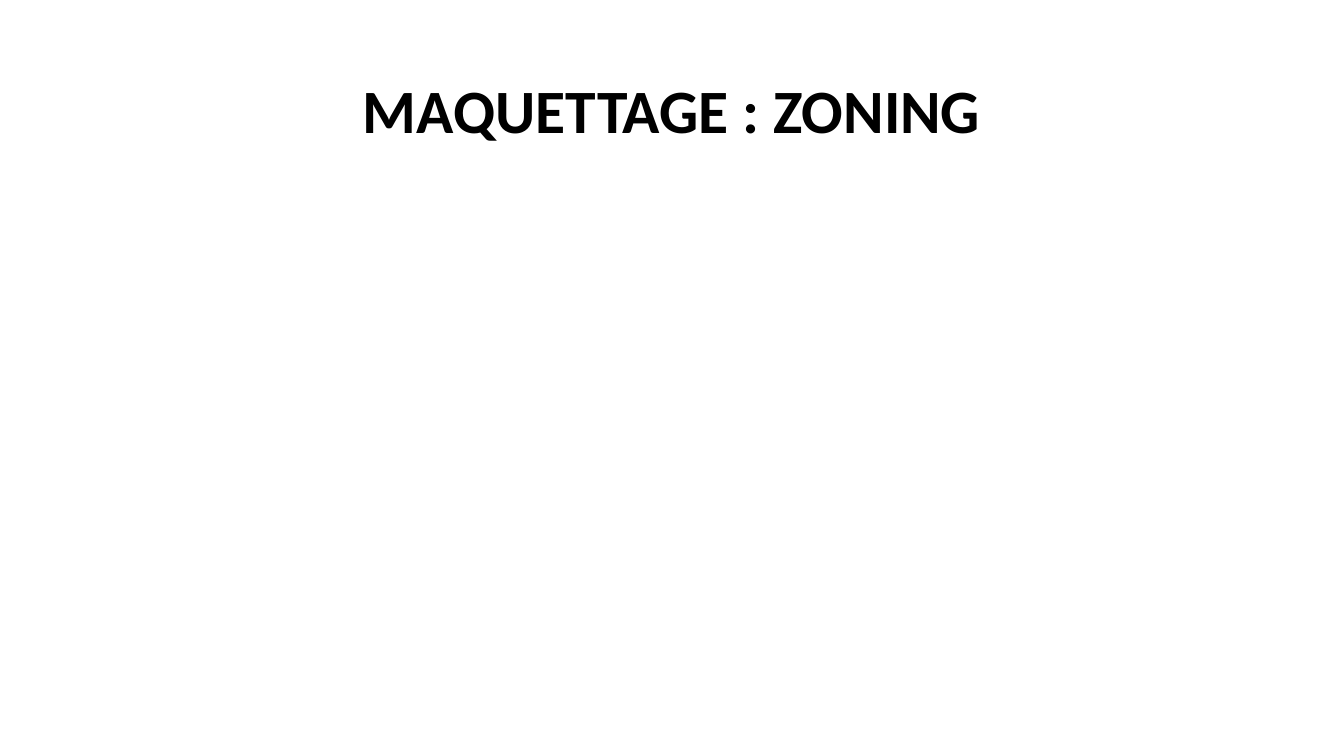
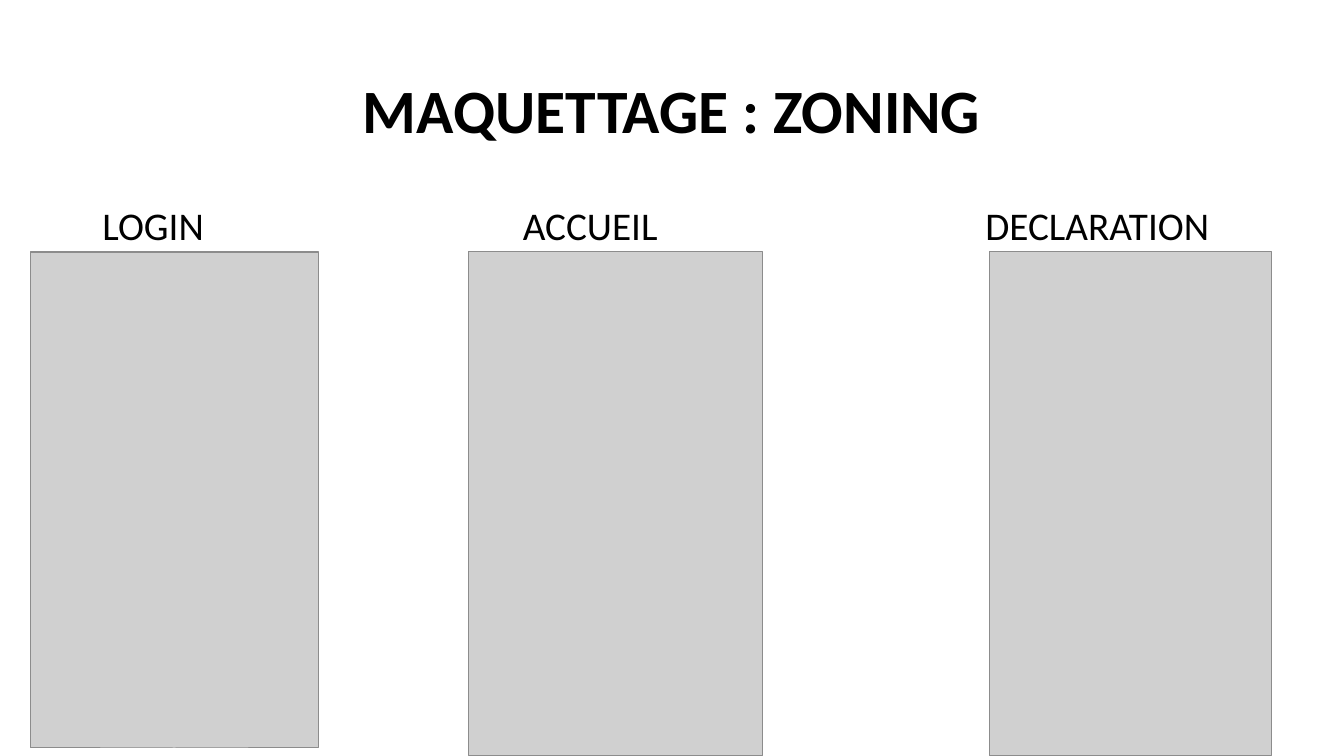
Before and after one commit to Alexandrerollin/Andre, a slide deck: slide 13 of PPT/PFR.pptx. Drawn at 1344x756 pixels with LibreOffice and Linux fonts; fonts in the diff are those of the drawing; grey boxes stand for pictures. Boxes give left, top, right and bottom in pixels: in the first picture for what was removed or moved away, otherwise in the second. Text is boxed around its words. In the diff, an @@ line names an element or a change of style, - is before the commit and + after.

Commit message:
FIN PPT ET MAJ MAQUETTAGE

```diff
--- a/PPT/PFR.pptx
+++ b/PPT/PFR.pptx
@@ text added at (102,214,1209,241), 28 pt, text #000000 @@
+LOGIN ACCUEIL DECLARATION
@@ picture added at (30,252,319,748) @@
@@ picture added at (469,252,763,756) @@
@@ picture added at (989,252,1271,756) @@
```
Also in this commit, not shown: 2 other slides changed, 20 slides added, 4 slides removed, 1 other file.
